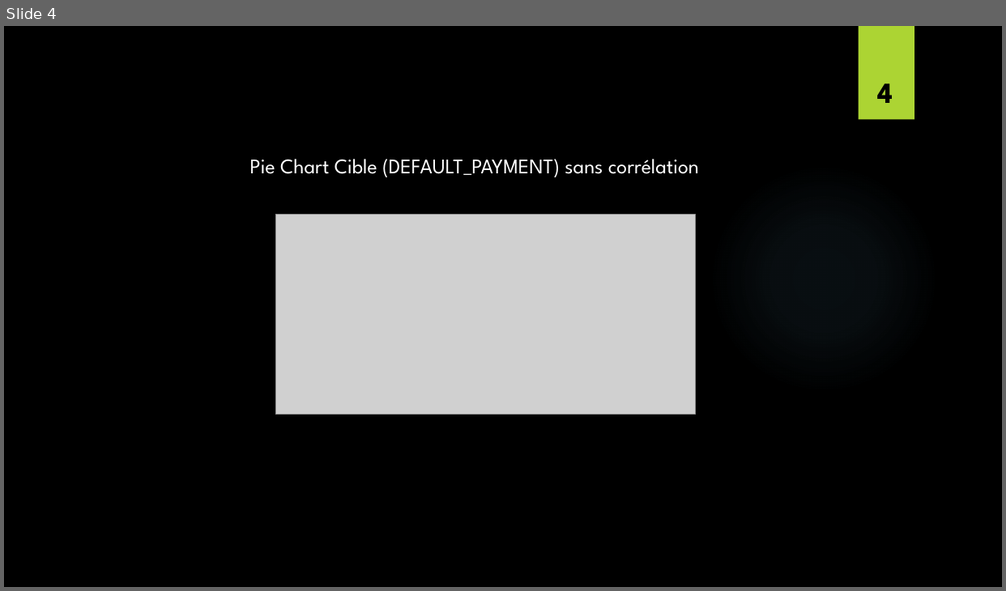
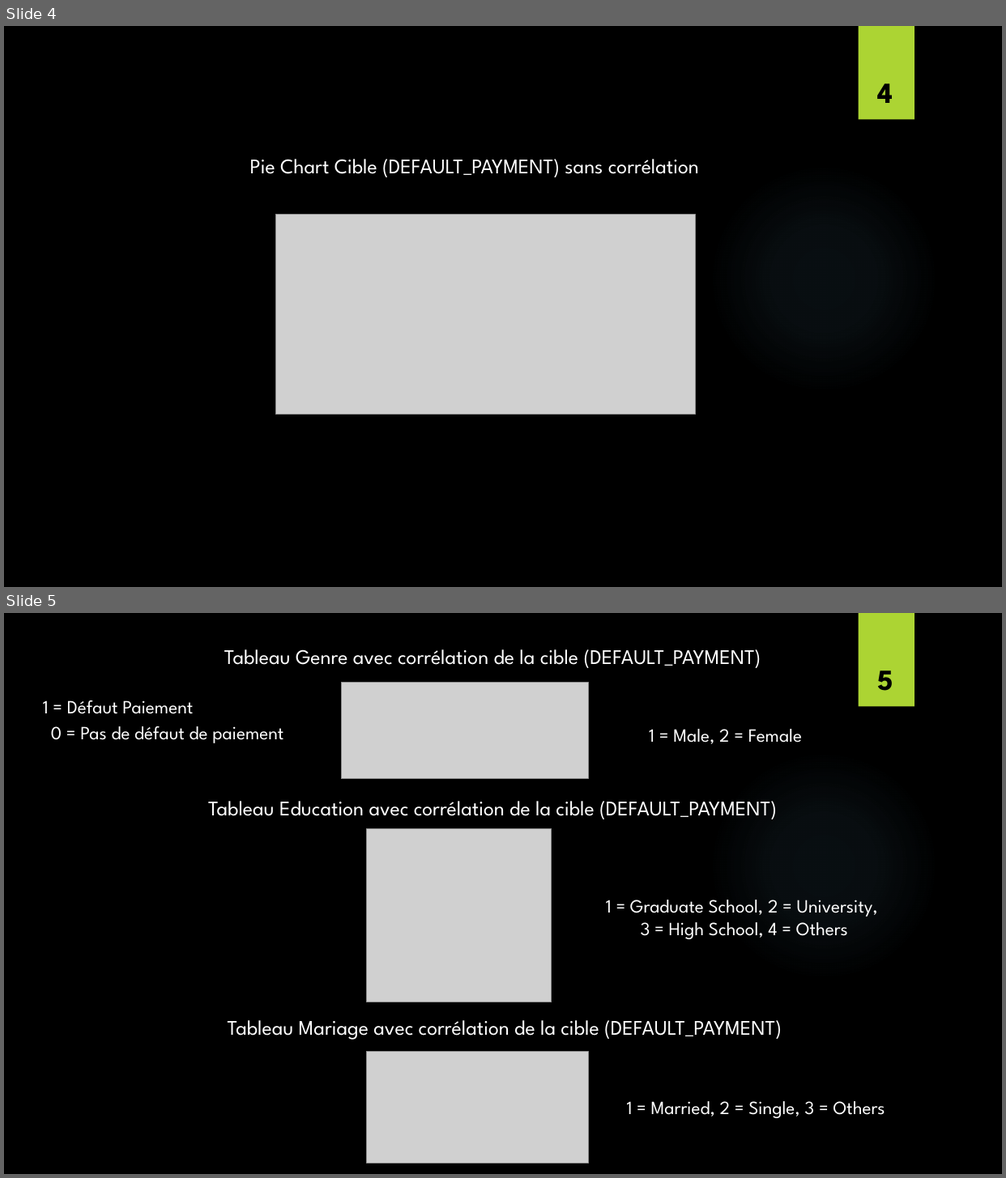
Before and after one commit to HugoWinterGhost/R_Projet, a slide deck: Présentation_R_Projet.pptx. Shown one above the other, each under a label of ours: slide 4 before the commit, slides 4 and 5 after it. The pictures are 1006x591 and 1006x1178 pixels, drawn with LibreOffice and Linux fonts; fonts in the diff are those of the drawing; grey boxes stand for pictures; background and template pictures are left out. Boxes give left, top, right and bottom in pixels: in the first picture for what was removed or moved away, otherwise in the second. Text is boxed around its words. In the diff, an @@ line names an element or a change of style, - is before the commit and + after.

```diff
--- a/Présentation_R_Projet.pptx
+++ b/Présentation_R_Projet.pptx
@@ slide 5 added at (4, 613, 1002, 1174), background picture (left out); not listed: 2 template elements that a slide beside it also shows @@
@@ text added at (224, 649, 761, 668), 20 pt, text #FFFFFF @@
+Tableau Genre avec corrélation de la cible (DEFAULT_PAYMENT)
@@ picture added at (341, 683, 588, 779) @@
@@ page number added at (878, 671, 893, 691), 28 pt, text #000000, bold @@
+5
@@ text added at (43, 700, 193, 714), 18 pt, text #FFFFFF @@
+1 = Défaut Paiement
@@ text added at (51, 726, 283, 743), 18 pt, text #FFFFFF @@
+0 = Pas de défaut de paiement
@@ text added at (649, 729, 802, 744), 18 pt, text #FFFFFF @@
+1 = Male, 2 = Female
@@ text added at (208, 801, 777, 820), 20 pt, text #FFFFFF @@
+Tableau Education avec corrélation de la cible (DEFAULT_PAYMENT)
@@ picture added at (367, 828, 552, 1003) @@
@@ text added at (606, 900, 878, 939), 18 pt, text #FFFFFF @@
+1 = Graduate School, 2 = University,
+3 = High School, 4 = Others
@@ text added at (228, 1020, 782, 1040), 20 pt, text #FFFFFF @@
+Tableau Mariage avec corrélation de la cible (DEFAULT_PAYMENT)
@@ picture added at (367, 1052, 589, 1163) @@
@@ text added at (627, 1101, 885, 1118), 18 pt, text #FFFFFF @@
+1 = Married, 2 = Single, 3 = Others
```
Also in this commit, not shown: 1 other file.
